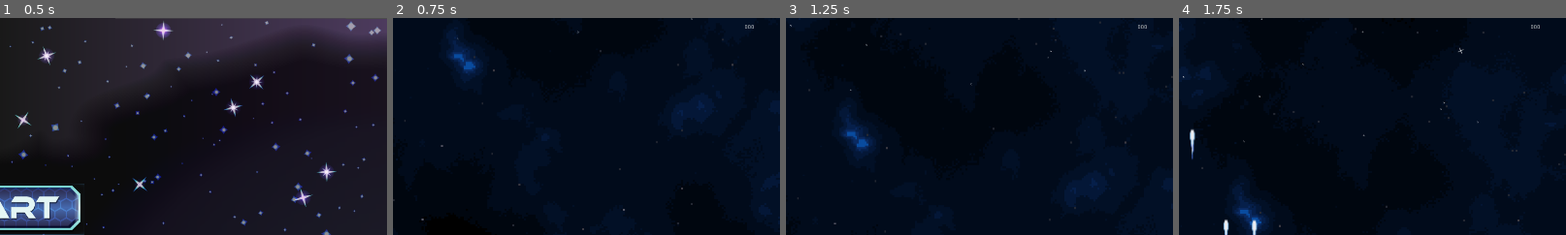
Above: before the commit, frames 1-4 (left to right).
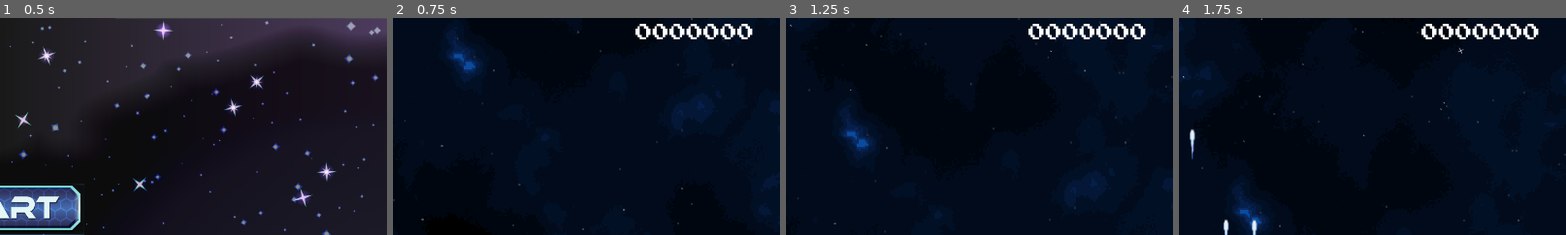
Above: after the commit, the same moments.

Repository: HalysonItallo/Opensole
Game: Godot game, scene res://scenes/menu/menu.tscn
Same seed, same stepped clock (60 frames per second), same inputs: the game is played once before the commit and once after it.
Inputs (mouse positions are % of the whole screen's width and height, from its top left):
- Up to frame 1 (0.5 s): no input
- Up to frame 2 (0.75 s): click (50, 44) at 0.5 s
- Up to frame 3 (1.25 s): no input
- Up to frame 4 (1.75 s): move the mouse to (72, 45) at 1.27 s; hold Right (ui_right) from 1.28 s (still down); hold Space (shoot) from 1.28 s (still down)
The pictures show only the part of the screen within x 50-100%, y 0-50%; the shares and areas given below are measured in that part.

Frame 1 is identical in both runs. In frame 2, 1.2% of the frame differs, in the area x 62-94%, y 2-10%; in frame 3, 1.2%; in frame 4, 1.2%.

Commit message:
feature: changes label text size

Diff:
--- /dev/null
+++ b/assets/fonts/customfont.tres
@@ -0,0 +1,7 @@
+[gd_resource type="DynamicFont" load_steps=2 format=2]
+
+[ext_resource path="res://assets/fonts/PressStart2P-Regular.ttf" type="DynamicFontData" id=1]
+
+[resource]
+size = 42
+font_data = ExtResource( 1 )
--- a/hud/HUD.tscn
+++ b/hud/HUD.tscn
@@ -1,6 +1,7 @@
-[gd_scene load_steps=2 format=2]
+[gd_scene load_steps=3 format=2]
 
 [ext_resource path="res://hud/HUD.gd" type="Script" id=1]
+[ext_resource path="res://assets/fonts/customfont.tres" type="DynamicFont" id=2]
 
 [node name="HUD" type="Control"]
 anchor_right = 1.0
@@ -19,6 +20,7 @@
 margin_top = 16.0
 margin_right = -64.0
 margin_bottom = 64.0
-text = "000"
+custom_fonts/font = ExtResource( 2 )
+text = "0000000"
 align = 2
 uppercase = true
Binary file added: assets/fonts/PressStart2P-Regular.ttf
